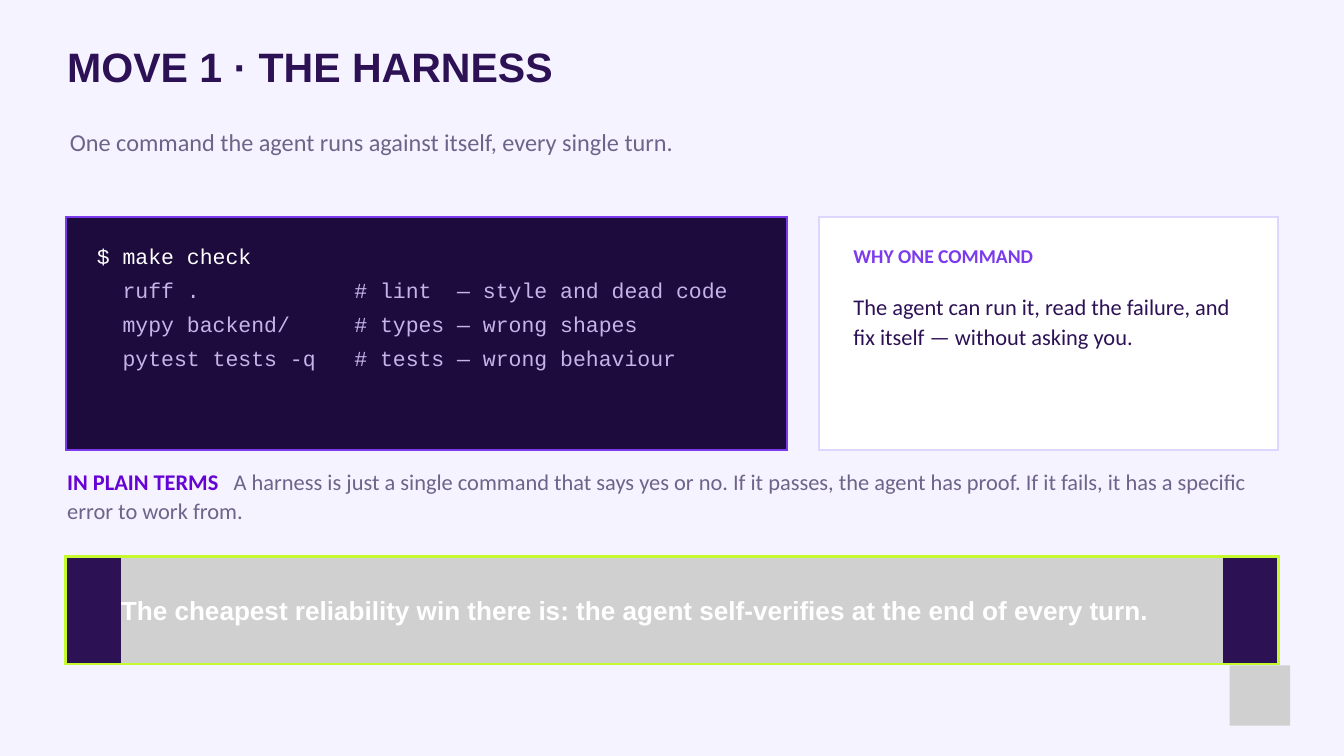
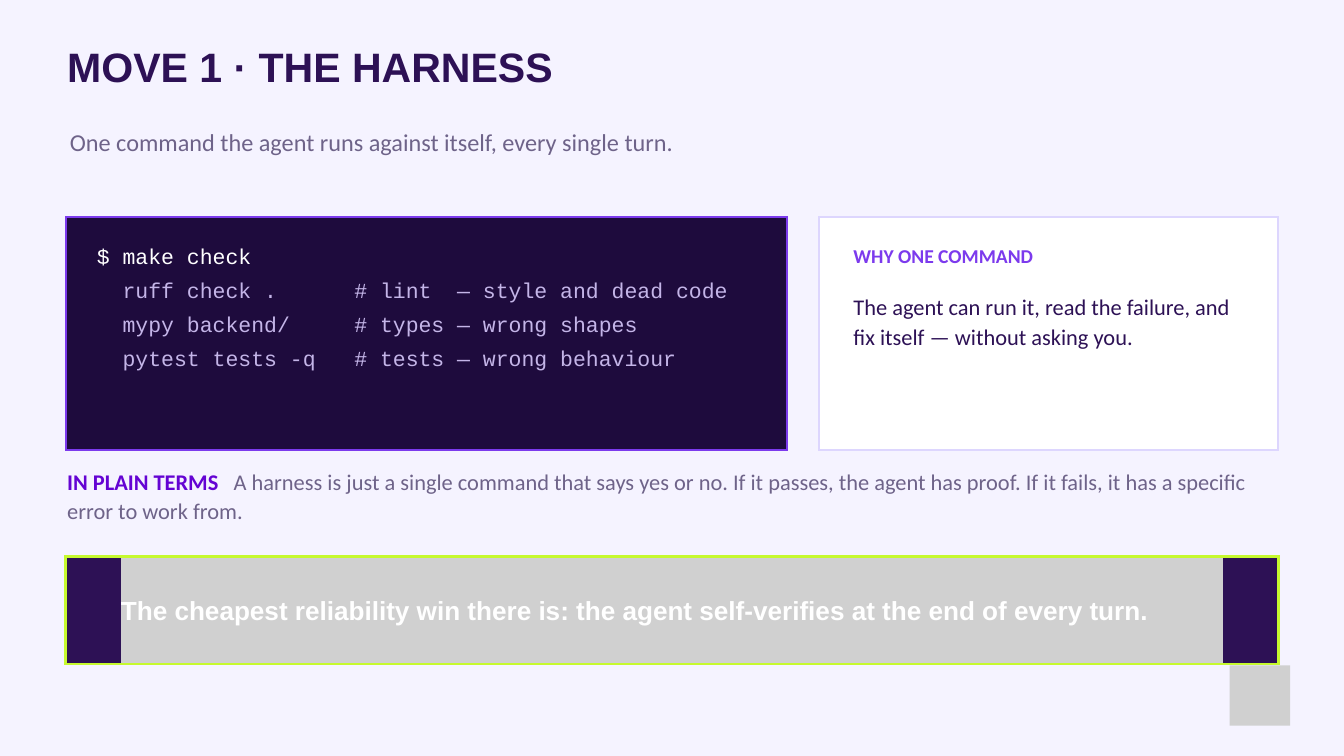
Before and after one commit to paulkeen/tca-habits, a slide deck: slide 59 of docs/Master_Back in the Code.pptx. Drawn at 1344x756 pixels with LibreOffice and Linux fonts; fonts in the diff are those of the drawing; grey boxes stand for pictures. Boxes give left, top, right and bottom in pixels: in the first picture for what was removed or moved away, otherwise in the second. Text is boxed around its words. In the diff, an @@ line names an element or a change of style, - is before the commit and + after.

```diff
--- a/docs/Master_Back in the Code.pptx
+++ b/docs/Master_Back in the Code.pptx
@@ text at [123,283,727,303]: text changed @@
-ruff . # lint — style and dead code
+ruff check . # lint — style and dead code
```
Also in this commit, not shown: 5 other slides changed, 1 slide added, 1 slide removed, 2 other files.
